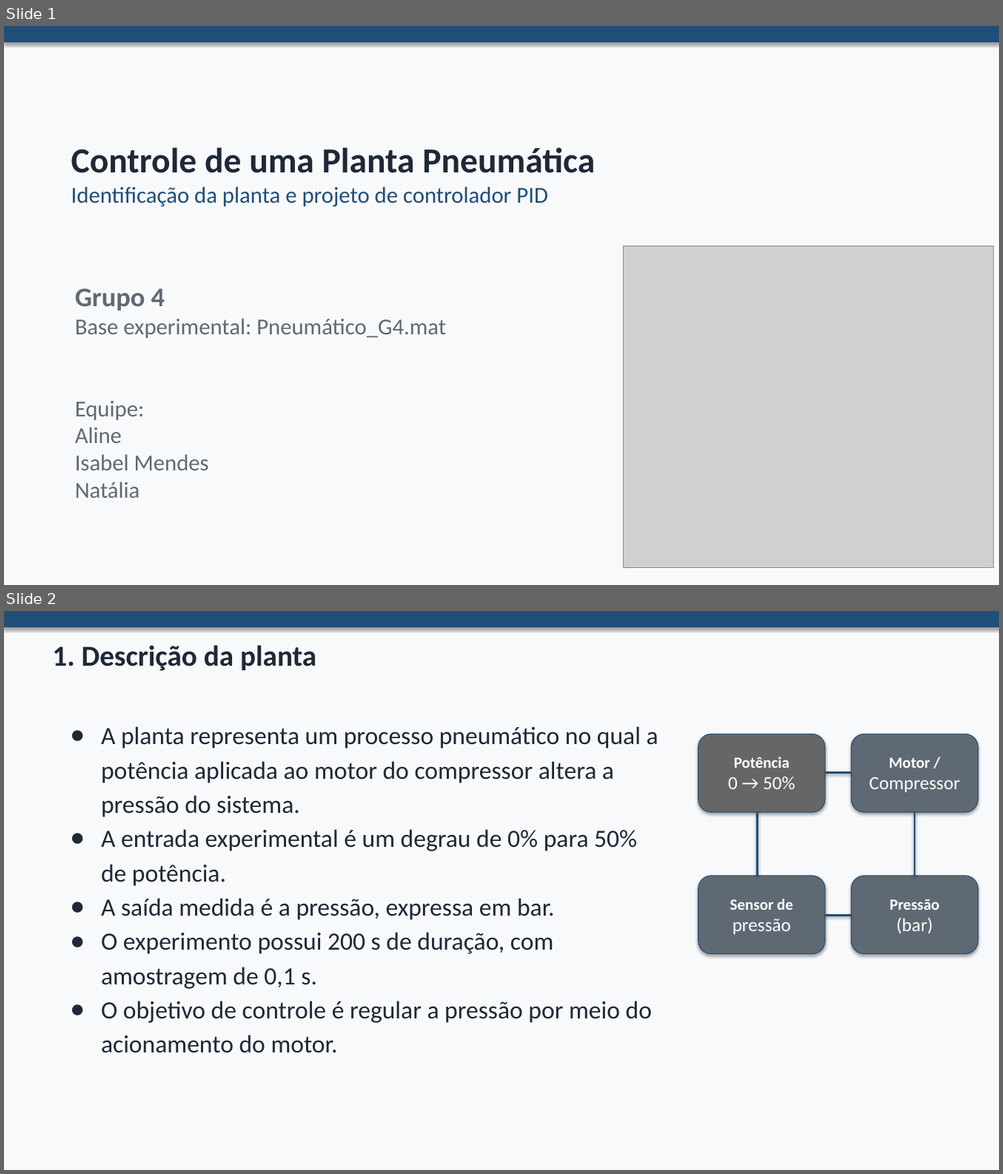
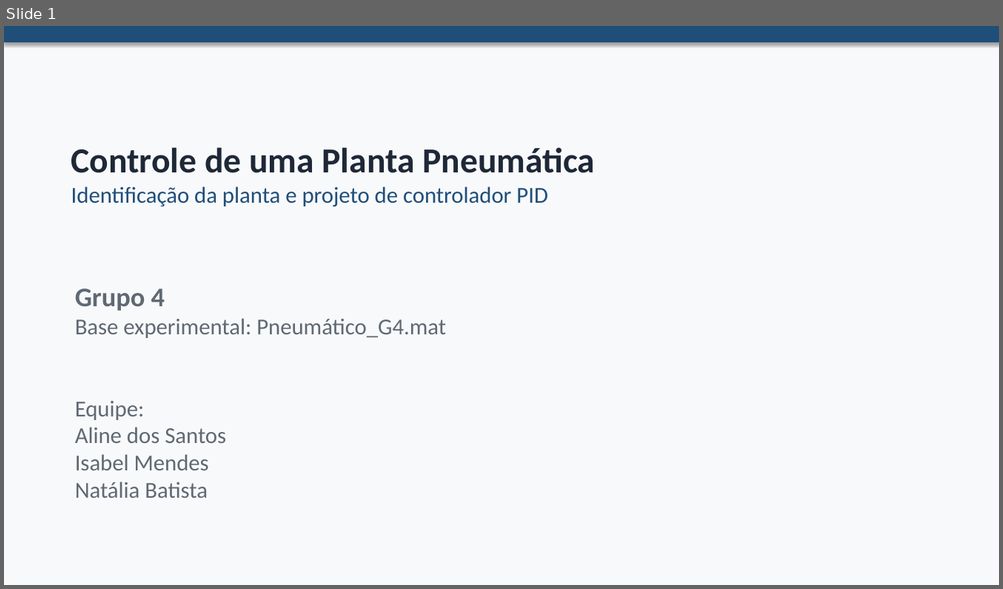
Before and after one commit to natalia-batista/Projeto-C13-, a slide deck: Grupo4_Pneumática.pptx. Shown one above the other, each under a label of ours: slides 1 and 2 before the commit, slide 1 after it. The pictures are 1003x1174 and 1003x589 pixels, drawn with LibreOffice and Linux fonts; fonts in the diff are those of the drawing; grey boxes stand for pictures. Boxes give left, top, right and bottom in pixels: in the first picture for what was removed or moved away, otherwise in the second. Text is boxed around its words. In the diff, an @@ line names an element or a change of style, - is before the commit and + after.

```diff
--- a/Grupo4_Pneumática.pptx
+++ b/Grupo4_Pneumática.pptx
@@ slide 2 removed at (x1=4, y1=611, x2=999, y2=1170), background #F8F9FB @@
@@ rectangle removed at (x1=4, y1=611, x2=999, y2=627) @@
@@ text removed at (x1=52, y1=645, x2=316, y2=671) @@
-1. Descrição da planta
@@ text removed at (x1=101, y1=726, x2=658, y2=1054) @@
-● A planta representa um processo pneumático no qual a potência aplicada ao motor do compressor altera a pressão do sistema.
-● A entrada experimental é um degrau de 0% para 50% de potência.
-● A saída medida é a pressão, expressa em bar.
-● O experimento possui 200 s de duração, com amostragem de 0,1 s.
-● O objetivo de controle é regular a pressão por meio do acionamento do motor.
@@ group removed at (x1=698, y1=734, x2=978, y2=954): 4 rounded rectangles, 4 lines @@
-Potência
-0 → 50%
-Motor /
-Compressor
-Pressão
-(bar)
-Sensor de
-pressão
@@ slide 1 changed as well @@
@@ picture removed at (x1=623, y1=246, x2=993, y2=568) @@
@@ text at (x1=75, y1=427, x2=226, y2=443): text changed @@
-Aline
+Aline dos Santos
@@ text at (x1=75, y1=482, x2=208, y2=498): text changed @@
-Natália
+Natália Batista
```
Also in this commit, not shown: 23 slides added, 9 other slides removed.
